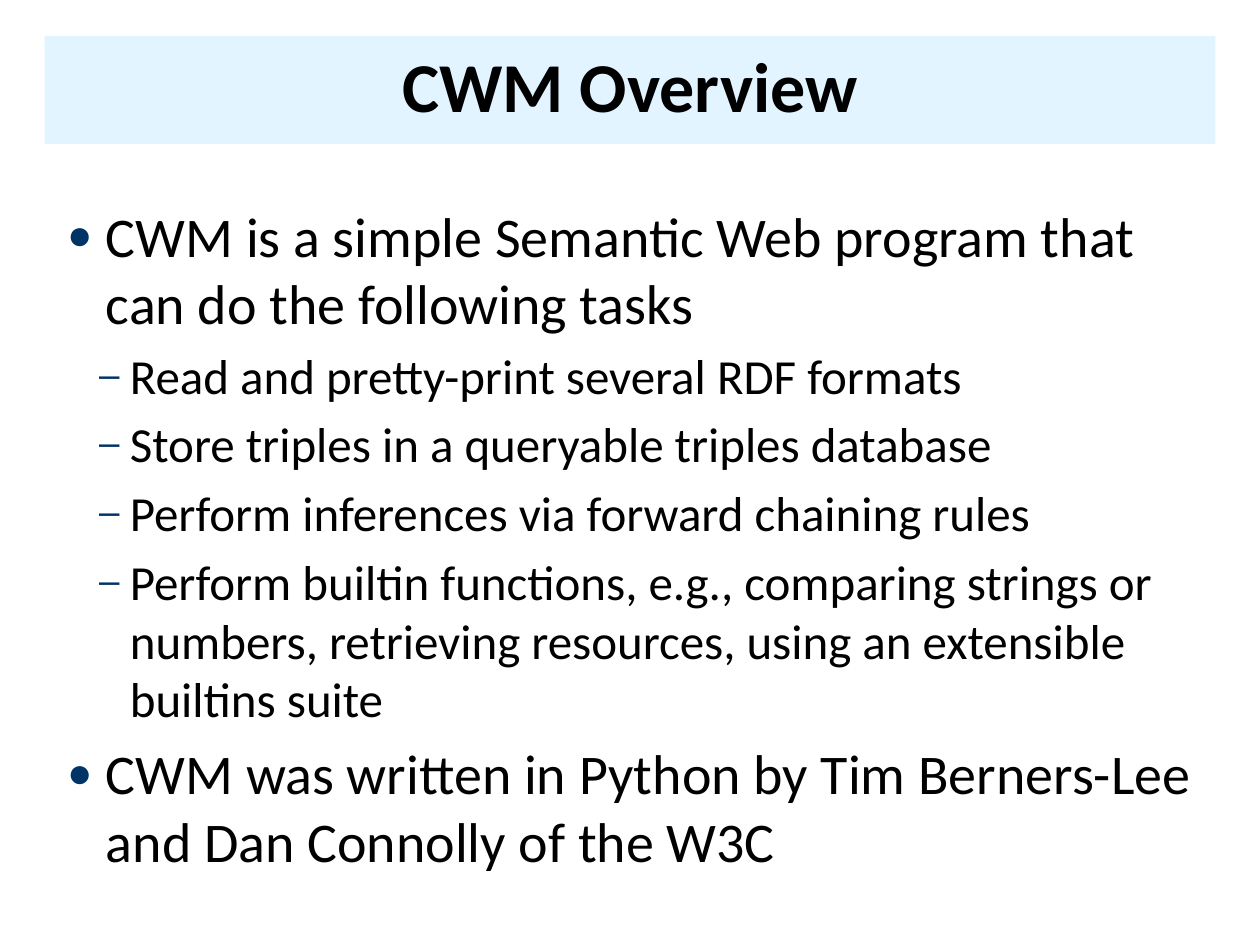
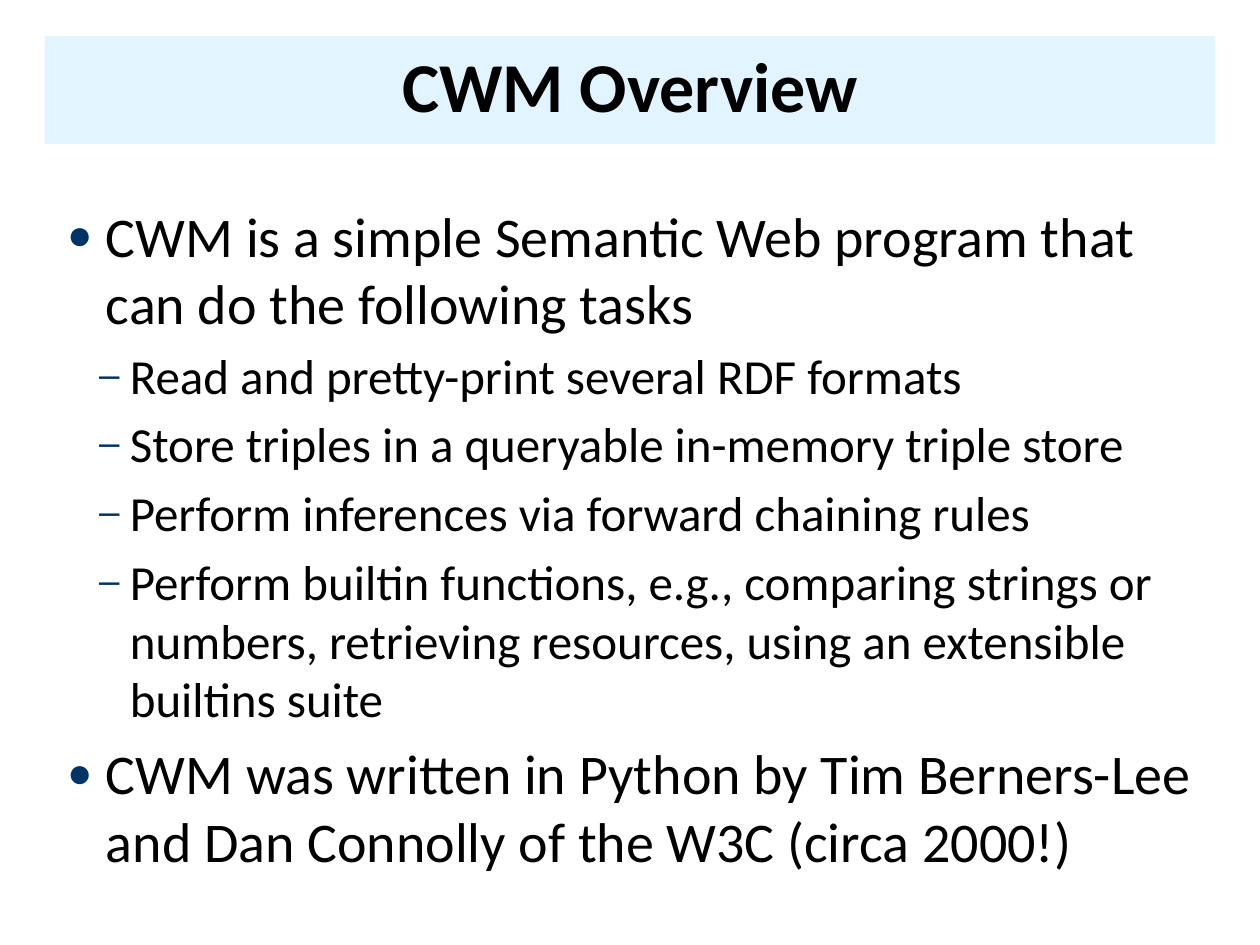
Before and after one commit to UMBC-CMSC-491-691-F19-Knowledge-Graphs/class_material, a slide deck: slide 2 of notes/05_rdfs/05bCWM.pptx. Drawn at 1260x945 pixels with LibreOffice and Linux fonts; fonts in the diff are those of the drawing. Boxes give left, top, right and bottom in pixels: in the first picture for what was removed or moved away, otherwise in the second. Text is boxed around its words. In the diff, an @@ line names an element or a change of style, - is before the commit and + after.

```diff
--- a/notes/05_rdfs/05bCWM.pptx
+++ b/notes/05_rdfs/05bCWM.pptx
@@ text at (x1=130, y1=428, x2=1123, y2=470): text changed @@
-  – Store triples in a queryable triples database
+  – Store triples in a queryable in-memory triple store
@@ text at (x1=106, y1=755, x2=1190, y2=871): text changed @@
-● CWM was written in Python by Tim Berners-Lee and Dan Connolly of the W3C
+● CWM was written in Python by Tim Berners-Lee and Dan Connolly of the W3C (circa 2000!)
```
Also in this commit, not shown: 5 other slides changed, 1 slide added, 24 other files.
